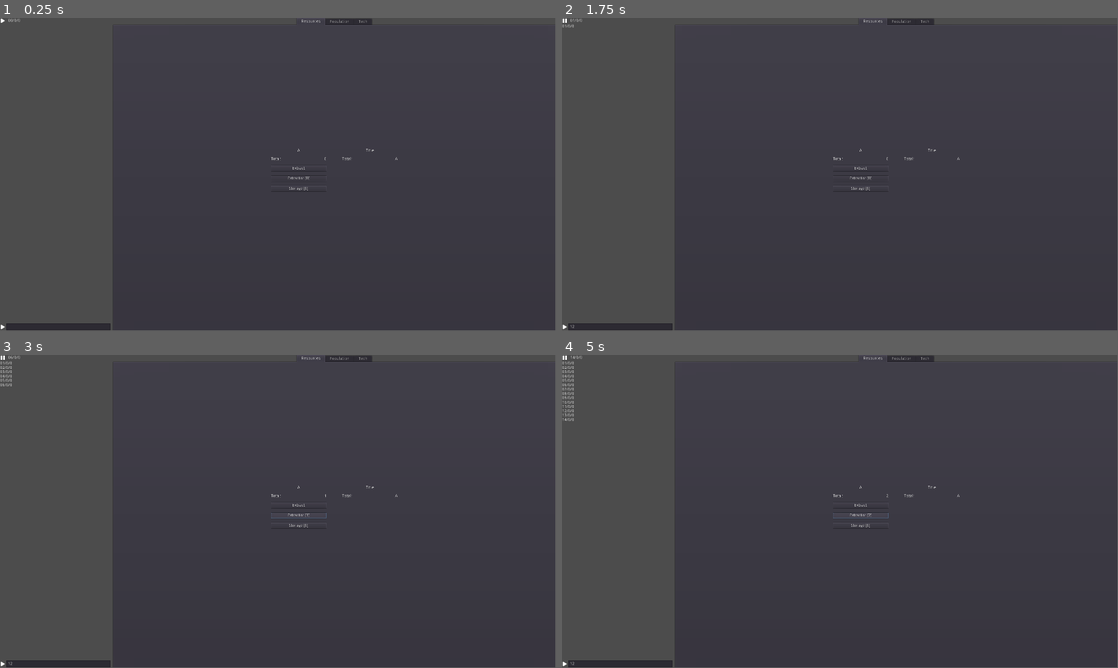
Above: before the commit, frames 1-4 (two rows, left to right).
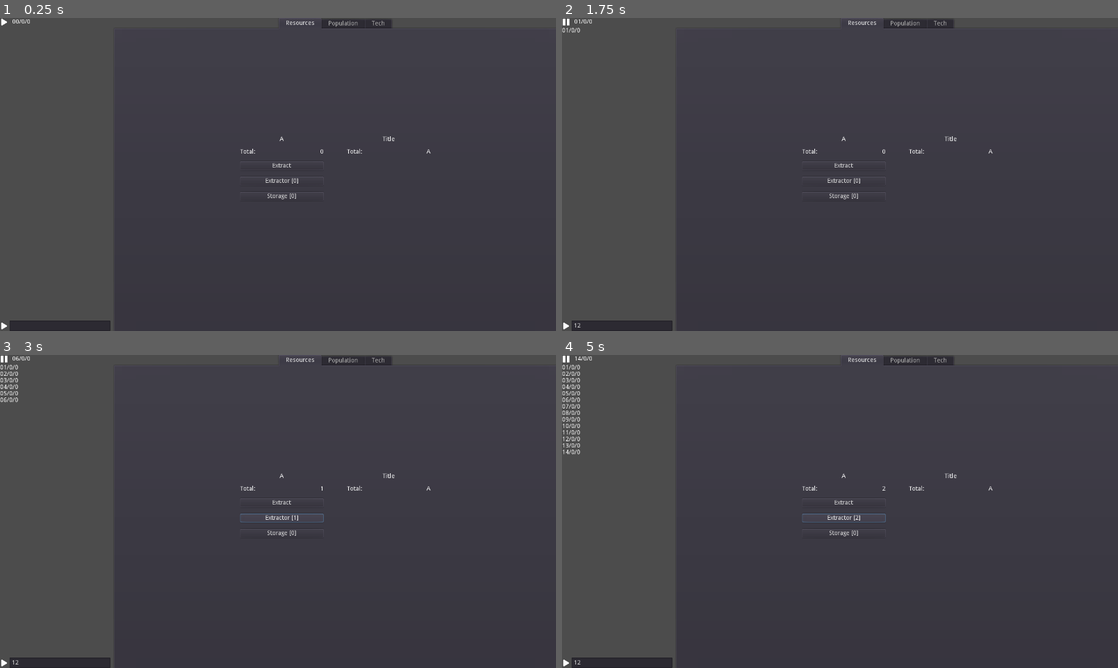
Above: after the commit, the same moments.

Repository: FRisney/incremental
Game: Godot game, scene res://main.tscn
Same seed, same stepped clock (60 frames per second), same inputs: the game is played once before the commit and once after it.
Inputs (mouse positions are in pixels of both pictures, inside the frame that each line leads up to; where the layout moved, square brackets give the same spot in the first picture):
- Up to frame 1 (0.25 s): no input
- Up to frame 2 (1.75 s): click (623, 327) at 0.52 s; type "12" at 0.6 s; click (567, 21) [562, 21] at 1.25 s
- Up to frame 3 (3 s): click "Extract" at 2 s; click "Extractor [0]" at 2.75 s
- Up to frame 4 (5 s): click "Extractor [1]" at 3.5 s; click "Extractor [2]" at 4.25 s
In our replay, the window is 799x449 before the commit and 800x450 after it. These sizes can differ from the game's own. Grey fills any space a smaller window leaves; there, only what the larger window draws over its background counts as a difference.

The runs differ from the first frame. In frame 1, 0.7% of the frame differs, in the area x 0-100%, y 0-100%; in frame 2, 0.8%; in frame 3, 1.0%; in frame 4, 1.3%.

Commit message:
Major Update
Added basic tech tree
Made resource card local to main scene

Diff:
--- /dev/null
+++ b/incremental/components/tech_tree/tech.gd
@@ -0,0 +1,70 @@
+tool
+extends Panel
+
+signal tech_unlock(tech_id)
+
+export(int) var tech_id
+export(Array, NodePath) var dependencies_path
+var dependencies: Array
+var lines: Dictionary
+export(bool) var locked
+export(bool) var done
+
+
+func _ready() -> void:
+	if dependencies_path.size() > 0:
+		($Unlock as Button).disabled = true
+		for dep_path in dependencies_path:
+			var dep_node: Panel = get_node(dep_path)
+			dependencies.append(dep_node)
+			print("signal: %s (%s)" % [name,dep_node.connect("tech_unlock", self, "on_unlock")])
+			create_path(dep_node)
+	else:
+		locked = false
+
+
+func _process(_delta: float) -> void:
+	if dependencies.size() > 0:
+		update_paths()
+
+
+func update_paths():
+	for dep in dependencies:
+		var line:Line2D = lines[dep.get("tech_id")]
+		if line == null:
+			create_path(dep)
+			continue
+		line.set_point_position(0,rect_size/2)
+		line.set_point_position(1,(dep.rect_size/2) + dep.rect_global_position - rect_global_position)
+
+
+func create_path(target: Panel):
+	var line: Line2D = Line2D.new()
+	line.name = "%s" % target.get("tech_id")
+	add_child(line)
+	line.z_as_relative = false
+	line.z_index = -1
+	line.antialiased = true
+	line.default_color = Color("#25252a")
+	line.add_point(rect_size/2,0)
+	line.add_point((target.rect_size/2) + target.rect_global_position - rect_global_position)
+	lines[target.get("tech_id")] = line
+
+
+func on_unlock(tech_unlocked):
+	var req: int = 0
+	if dependencies.size() > 0:
+		for dep in dependencies:
+			if dep.get("tech_id") != tech_unlocked:
+				pass
+			if dep.get("done"):
+				req += 1
+	if req == dependencies.size():
+		locked = false
+		($Unlock as Button).disabled = false
+
+
+func _on_pressed() -> void:
+	done = true
+	($Unlock as Button).disabled = true
+	emit_signal("tech_unlock",tech_id)
--- /dev/null
+++ b/incremental/components/tech_tree/tech_cam.gd
@@ -0,0 +1,42 @@
+extends Camera2D
+
+var pressed: bool = false
+var tw: Tween = Tween.new()
+
+func _ready() -> void:
+	add_child(tw)
+
+func _input(event):
+	if !visible:
+		pass
+	if event is InputEventMouseButton:
+		match event.button_index:
+			BUTTON_RIGHT:
+				pressed = !pressed
+			BUTTON_WHEEL_UP:
+				if zoom.x > 1.0:
+					change_zoom(false)
+
+			BUTTON_WHEEL_DOWN:
+				if zoom.x < 2.2:
+					change_zoom(true)
+	if event is InputEventMouseMotion and pressed:
+		position -= event.relative * zoom.x
+
+
+func change_zoom(z_in) -> void:
+	var _factor: Vector2 = Vector2(0.3,0.3)
+	var target: Vector2
+	if z_in:
+		target = zoom + _factor
+	else:
+		target = zoom - _factor
+	tw.interpolate_property(
+		self,
+		"zoom",
+		zoom,
+		target,
+		0.3,
+		Tween.TRANS_SINE,
+		Tween.EASE_OUT)
+	tw.start()
--- /dev/null
+++ b/incremental/components/tech_tree/tech_card.tscn
@@ -0,0 +1,23 @@
+[gd_scene load_steps=2 format=2]
+
+[ext_resource path="res://components/tech_tree/tech.gd" type="Script" id=1]
+
+
+[node name="Tech2" type="Panel"]
+margin_left = 557.462
+margin_top = 143.936
+margin_right = 729.462
+margin_bottom = 312.936
+script = ExtResource( 1 )
+__meta__ = {
+"_edit_use_anchors_": false
+}
+
+[node name="Unlock" type="Button" parent="."]
+anchor_right = 1.0
+anchor_bottom = 1.0
+text = "Unlock"
+__meta__ = {
+"_edit_use_anchors_": false
+}
+[connection signal="pressed" from="Unlock" to="." method="_on_pressed"]
--- /dev/null
+++ b/incremental/components/tech_tree/tech_panel.gd
@@ -0,0 +1,9 @@
+extends ViewportContainer
+
+func _process(_delta: float) -> void:
+	var mouse_pos:Vector2 = get_local_mouse_position()
+	# print("%s | %s" % [mouse_pos])
+	if visible and mouse_pos.x > 0 and mouse_pos.y > 0:
+		($Viewport as Viewport).set("gui_disable_input", false)
+	else:
+		($Viewport as Viewport).set("gui_disable_input", true)
--- a/incremental/components/tech_tree/tech_tree.tscn
+++ b/incremental/components/tech_tree/tech_tree.tscn
@@ -1,43 +1,103 @@
-[gd_scene format=2]
+[gd_scene load_steps=2 format=2]
 
-[node name="Tech" type="ScrollContainer"]
-anchor_right = 1.0
-anchor_bottom = 1.0
-margin_right = 0.00012207
-rect_min_size = Vector2( 1920, 1080 )
-__meta__ = {
-"_edit_lock_": true
-}
+[ext_resource path="res://components/tech_tree/tech_card.tscn" type="PackedScene" id=1]
 
-[node name="Control" type="Panel" parent="."]
-margin_right = 905.0
-margin_bottom = 677.0
-rect_min_size = Vector2( 905, 677 )
-
-[node name="Panel" type="Panel" parent="Control"]
-margin_right = 40.0
-margin_bottom = 40.0
+[node name="TechTree" type="Control"]
 __meta__ = {
 "_edit_use_anchors_": false
 }
 
-[node name="Panel2" type="Panel" parent="Control"]
-margin_right = 40.0
-margin_bottom = 40.0
-__meta__ = {
-"_edit_use_anchors_": false
-}
+[node name="Tech1" parent="." instance=ExtResource( 1 )]
+margin_left = 584.534
+margin_top = 8.03748
+margin_right = 756.534
+margin_bottom = 177.037
+tech_id = 1
 
-[node name="Panel3" type="Panel" parent="Control"]
-margin_right = 40.0
-margin_bottom = 40.0
-__meta__ = {
-"_edit_use_anchors_": false
-}
+[node name="Tech2" parent="." instance=ExtResource( 1 )]
+margin_left = 797.365
+margin_top = 252.752
+margin_right = 969.368
+margin_bottom = 421.752
+tech_id = 2
+dependencies_path = [ NodePath("../Tech1") ]
 
-[node name="Panel4" type="Panel" parent="Control"]
-margin_right = 40.0
-margin_bottom = 40.0
-__meta__ = {
-"_edit_use_anchors_": false
-}
+[node name="Tech3" parent="." instance=ExtResource( 1 )]
+margin_left = 360.275
+margin_top = 241.072
+margin_right = 532.275
+margin_bottom = 410.072
+tech_id = 3
+dependencies_path = [ NodePath("../Tech1") ]
+
+[node name="Tech4" parent="." instance=ExtResource( 1 )]
+margin_left = 984.23
+margin_top = 495.39
+margin_right = 1156.23
+margin_bottom = 664.391
+tech_id = 4
+dependencies_path = [ NodePath("../Tech2") ]
+
+[node name="Tech5" parent="." instance=ExtResource( 1 )]
+margin_left = 594.27
+margin_top = 503.019
+margin_right = 766.27
+margin_bottom = 672.019
+tech_id = 5
+dependencies_path = [ NodePath("../Tech2"), NodePath("../Tech3") ]
+
+[node name="Tech6" parent="." instance=ExtResource( 1 )]
+margin_left = 184.535
+margin_top = 479.587
+margin_right = 356.534
+margin_bottom = 648.589
+tech_id = 6
+dependencies_path = [ NodePath("../Tech3") ]
+
+[node name="Tech7" parent="." instance=ExtResource( 1 )]
+margin_left = 1118.57
+margin_top = 842.964
+margin_right = 1290.57
+margin_bottom = 1011.96
+tech_id = 7
+dependencies_path = [ NodePath("../Tech4") ]
+
+[node name="Tech8" parent="." instance=ExtResource( 1 )]
+margin_left = 759.371
+margin_top = 1096.69
+margin_right = 931.371
+margin_bottom = 1265.69
+tech_id = 8
+dependencies_path = [ NodePath("../Tech4"), NodePath("../Tech5"), NodePath("../Tech7") ]
+
+[node name="Tech9" parent="." instance=ExtResource( 1 )]
+margin_left = 345.632
+margin_top = 763.138
+margin_right = 517.632
+margin_bottom = 932.139
+tech_id = 9
+dependencies_path = [ NodePath("../Tech5"), NodePath("../Tech6") ]
+
+[node name="Tech10" parent="." instance=ExtResource( 1 )]
+margin_left = 4.95486
+margin_top = 828.392
+margin_right = 176.955
+margin_bottom = 997.392
+tech_id = 10
+dependencies_path = [ NodePath("../Tech6") ]
+
+[node name="Tech11" parent="." instance=ExtResource( 1 )]
+margin_left = 427.195
+margin_top = 1100.32
+margin_right = 599.195
+margin_bottom = 1269.32
+tech_id = 11
+dependencies_path = [ NodePath("../Tech9") ]
+
+[node name="Tech12" parent="." instance=ExtResource( 1 )]
+margin_left = 602.846
+margin_top = 1433.39
+margin_right = 774.846
+margin_bottom = 1602.39
+tech_id = 12
+dependencies_path = [ NodePath("../Tech11"), NodePath("../Tech8") ]
--- a/incremental/main.tscn
+++ b/incremental/main.tscn
@@ -8,6 +8,9 @@
 [ext_resource path="res://time_control/play_pause.gd" type="Script" id=6]
 [ext_resource path="res://components/resource/card_resource.gd" type="Script" id=7]
 [ext_resource path="res://components/building.gd" type="Script" id=8]
+[ext_resource path="res://components/tech_tree/tech_tree.tscn" type="PackedScene" id=9]
+[ext_resource path="res://components/tech_tree/tech_cam.gd" type="Script" id=10]
+[ext_resource path="res://components/tech_tree/tech_panel.gd" type="Script" id=11]
 
 [sub_resource type="StyleBoxEmpty" id=1]
 
@@ -267,6 +270,8 @@
 mouse_default_cursor_shape = 2
 size_flags_horizontal = 3
 text = "Storage [0]"
+script = ExtResource( 8 )
+build_type = 1
 
 [node name="Info" type="MarginContainer" parent="Main/Resources/Grid2"]
 margin_left = 246.0
@@ -370,7 +375,7 @@
 "_edit_use_anchors_": false
 }
 
-[node name="Tech" type="CenterContainer" parent="Main"]
+[node name="Tech" type="ViewportContainer" parent="Main"]
 visible = false
 anchor_right = 1.0
 anchor_bottom = 1.0
@@ -378,17 +383,23 @@
 margin_top = 32.0
 margin_right = -4.0
 margin_bottom = -4.0
-
-[node name="Grid" type="GridContainer" parent="Main/Tech"]
-margin_left = 760.0
-margin_top = 522.0
-margin_right = 760.0
-margin_bottom = 522.0
-grow_horizontal = 2
-grow_vertical = 2
-size_flags_horizontal = 3
-size_flags_vertical = 3
-columns = 3
-__meta__ = {
-"_edit_use_anchors_": false
-}
+mouse_filter = 1
+stretch = true
+script = ExtResource( 11 )
+
+[node name="Viewport" type="Viewport" parent="Main/Tech"]
+size = Vector2( 1520, 1044 )
+own_world = true
+transparent_bg = true
+handle_input_locally = false
+usage = 0
+render_target_update_mode = 0
+
+[node name="TechTreeCam" type="Camera2D" parent="Main/Tech/Viewport"]
+position = Vector2( 760, 522 )
+current = true
+smoothing_enabled = true
+smoothing_speed = 20.0
+script = ExtResource( 10 )
+
+[node name="TechTree" parent="Main/Tech/Viewport" instance=ExtResource( 9 )]
--- a/incremental/project.godot
+++ b/incremental/project.godot
@@ -28,6 +28,7 @@
 
 [debug]
 
+gdscript/warnings/return_value_discarded=false
 gdscript/warnings/integer_division=false
 gdscript/warnings/unsafe_property_access=true
 gdscript/warnings/unsafe_method_access=true
@@ -38,7 +39,8 @@
 
 window/size/width=1920
 window/size/height=1080
-window/dpi/allow_hidpi=true
+window/size/test_width=1280
+window/size/test_height=720
 
 [rendering]
 
Not shown: 1 places in incremental/main.tscn that only renumber resources
